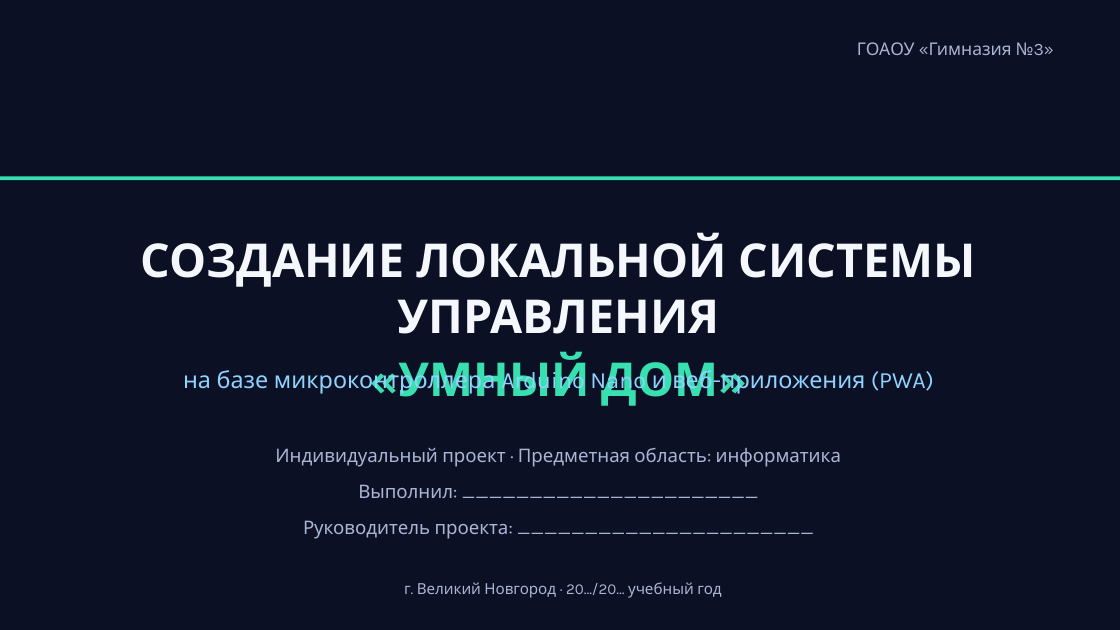
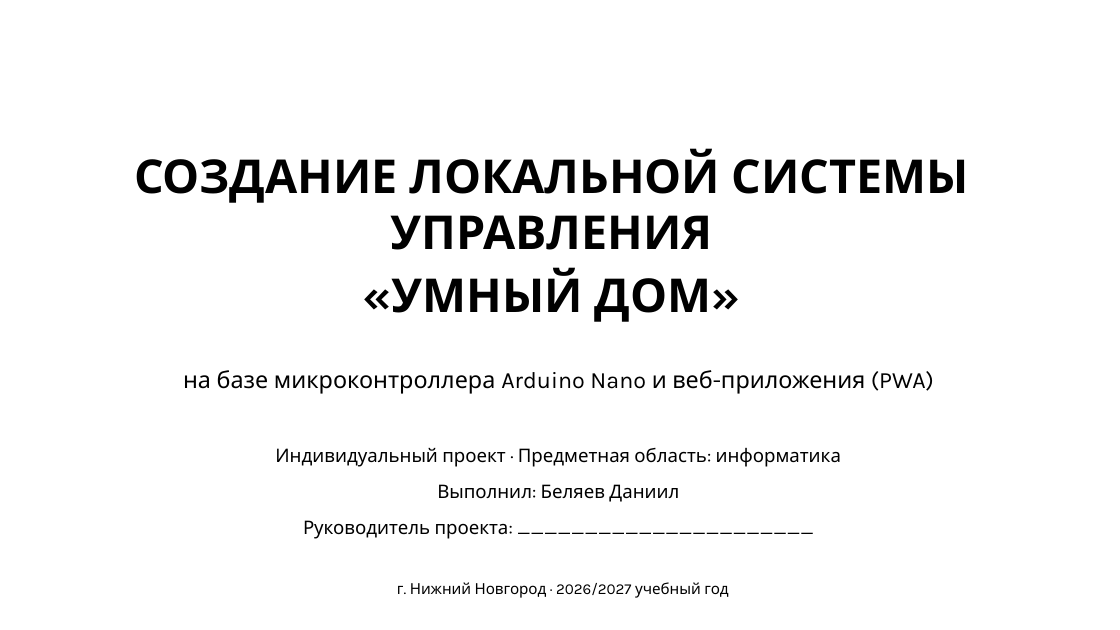
Before and after one commit to belyaevroman31-star/smart_home, a slide deck: slide 1 of Презентация проекта.ppt. Drawn at 1120x630 pixels with LibreOffice and Linux fonts; fonts in the diff are those of the drawing. Boxes give left, top, right and bottom in pixels: in the first picture for what was removed or moved away, otherwise in the second. Text is boxed around its words. In the diff, an @@ line names an element or a change of style, - is before the commit and + after.

```diff
--- a/Презентация проекта.ppt
+++ b/Презентация проекта.ppt
@@ rectangle removed at box(0, 0, 1119, 630) @@
@@ text removed at box(857, 42, 1012, 55) @@
-ГОАОУ «Гимназия №3»
@@ text "СОЗДАНИЕ ЛОКАЛЬНОЙ СИСТЕМЫ УПРАВЛЕНИЯ": place and size @@
-text "СОЗДАНИЕ ЛОКАЛЬНОЙ СИСТЕМЫ УПРАВЛЕНИЯ" at box(141, 234, 976, 406)
+text "СОЗДАНИЕ ЛОКАЛЬНОЙ СИСТЕМЫ УПРАВЛЕНИЯ" at box(134, 150, 969, 322)
@@ text "СОЗДАНИЕ ЛОКАЛЬНОЙ СИСТЕМЫ УПРАВЛЕНИЯ" at box(134, 150, 969, 322): text colour #F4F7FB to #000000 in "СОЗДАНИЕ ЛОКАЛЬНОЙ СИСТЕМЫ УПРАВЛЕНИЯ"; text colour #38E0B0 to #000000 in "«УМНЫЙ ДОМ»" @@
@@ rectangle removed at box(0, 176, 1119, 180) @@
@@ text "на базе микроконтроллера Arduino Nano ..." at box(183, 370, 934, 394): text colour #8FD2FF to #000000 @@
@@ text at box(275, 448, 841, 539): text colour #AAB4D3 to #000000 in "Индивидуальный проект · Предметная область: информатика", "Руководитель проекта: ______________________" @@
@@ text at box(437, 484, 679, 502): text changed; text colour #AAB4D3 to #000000 @@
-Выполнил: ______________________
+Выполнил: Беляев Даниил
@@ text at box(397, 582, 728, 598): text changed; text colour #AAB4D3 to #000000 @@
-г. Великий Новгород · 20…/20… учебный год
+г. Нижний Новгород · 2026/2027 учебный год
```
Also in this commit, not shown: 14 other slides changed, 1 other file.
